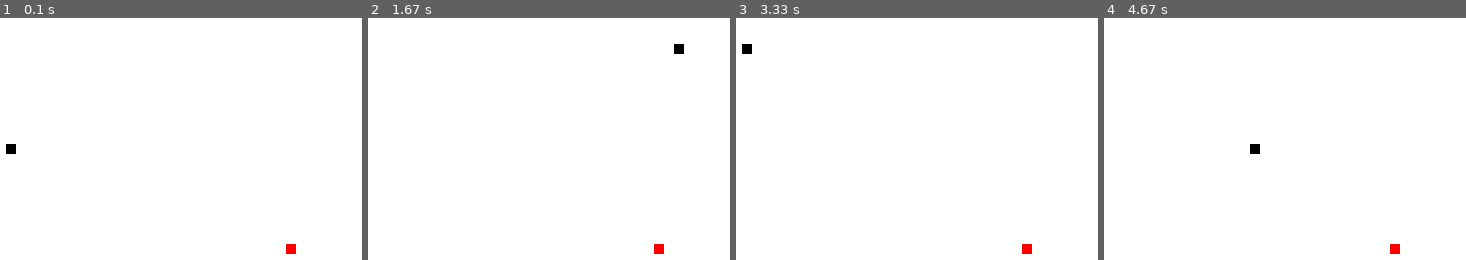
Above: before the commit, frames 1-4 (left to right).
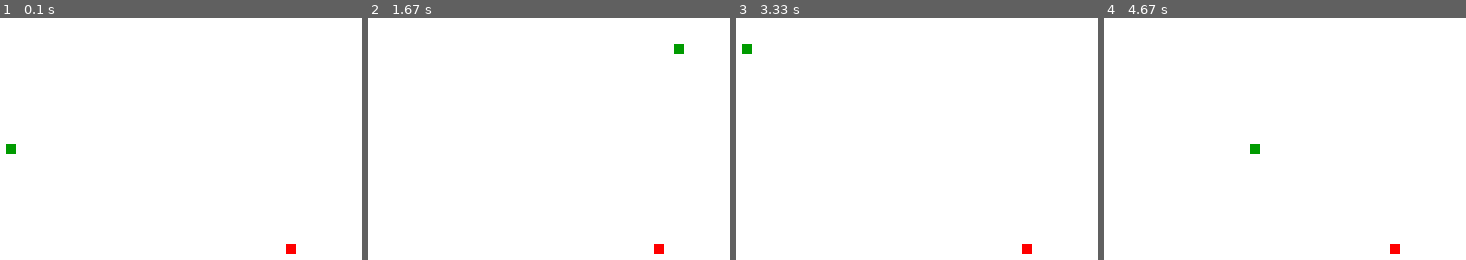
Above: after the commit, the same moments.

Repository: 009shanshukla/Snake_PyGame
Game: pygame game, started from init.py
Two runs of this game, one before a commit and one after it. Both use one fixed random seed, a clock stepped at 60 frames per second and the inputs below.
Inputs:
- Up to frame 1 (0.1 s): no input
- Up to frame 2 (1.67 s): hold Right 0.33-0.8 s; hold Up 0.83-1.13 s; hold Right 1.17-1.63 s
- Up to frame 3 (3.33 s): hold Left 1.67-2.2 s; hold Down 2.23-2.53 s; hold Left 2.57-2.97 s; hold Up from 3 s (still down)
- Up to frame 4 (4.67 s): release Up at 3.37 s; hold Right 3.4-4.03 s; hold Down 4.07-4.43 s; hold Left from 4.47 s (still down)

The runs differ from the first frame. In frame 1, 0.1% of the frame differs, in the area x 1-5%, y 52-57%; in frame 2, 0.1%; in frame 3, 0.1%; in frame 4, 0.1%.

Commit message:
increasing length

Diff:
--- a/init.py
+++ b/init.py
@@ -8,6 +8,7 @@
 white = (255, 255, 255)
 black = (0, 0, 0)
 red = (255, 0, 0)
+green = (0, 155, 0)
 
 DisplayWidth = 800
 DisplayHeight = 600
@@ -32,8 +33,9 @@
 	GameDisplay.blit(ScreenText, [DisplayWidth/2, DisplayHeight/2])
 
 ### displaying snake on screen
-def snake(Game_x, Game_y, BlockSize):
-	pygame.draw.rect(GameDisplay, black, [Game_x, Game_y, BlockSize, BlockSize])
+def snake(BlockSize, SnakeList):
+	for XnY in SnakeList:
+		pygame.draw.rect(GameDisplay, green, [XnY[0], XnY[1], BlockSize, BlockSize])
 
 ### looping all events
 def GameLoop():
@@ -44,6 +46,10 @@
 	Game_y = DisplayHeight/2
 	Game_x_change = 0
 	Game_y_change = 0
+
+	### snake list will contain head list and rest body list
+	SnakeList = []
+	SnakeLength = 1
 
 	### snake's co-ordinate will be always multiple of 10, so do apple's. hence rounding number to its lowest multiple of 10
 	RandAppleX = round(random.randrange(0, DisplayWidth - BlockSize)/10.0)*10.0
@@ -101,7 +107,17 @@
 		### fitting apple's location
 		pygame.draw.rect(GameDisplay, red, [RandAppleX, RandAppleY, BlockSize, BlockSize])
 
-		snake(Game_x, Game_y, BlockSize)
+
+
+		SnakeHead = []
+		SnakeHead.append(Game_x)
+		SnakeHead.append(Game_y)
+		SnakeList.append(SnakeHead)
+
+		if len(SnakeList) > SnakeLength:
+			del SnakeList[0]
+
+		snake(BlockSize, SnakeList)
 
 		### will update the whole display screen
 		pygame.display.update()
